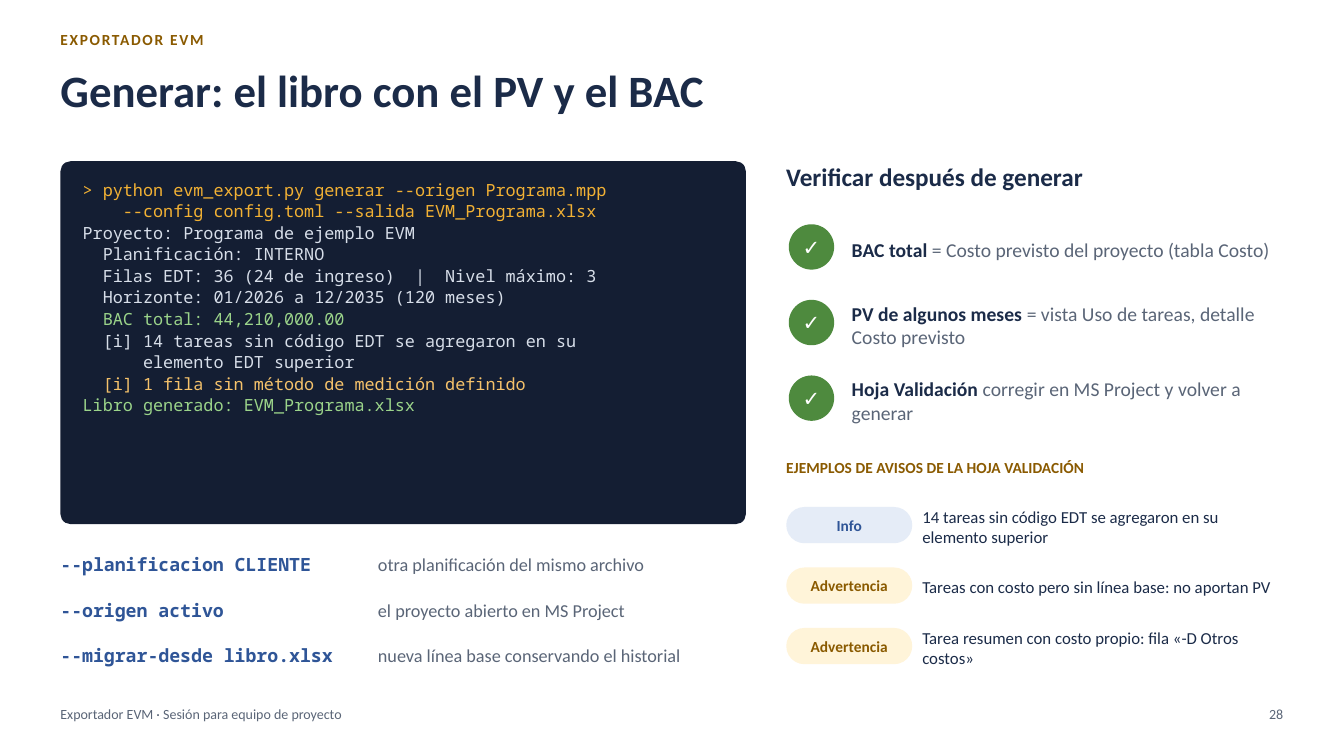
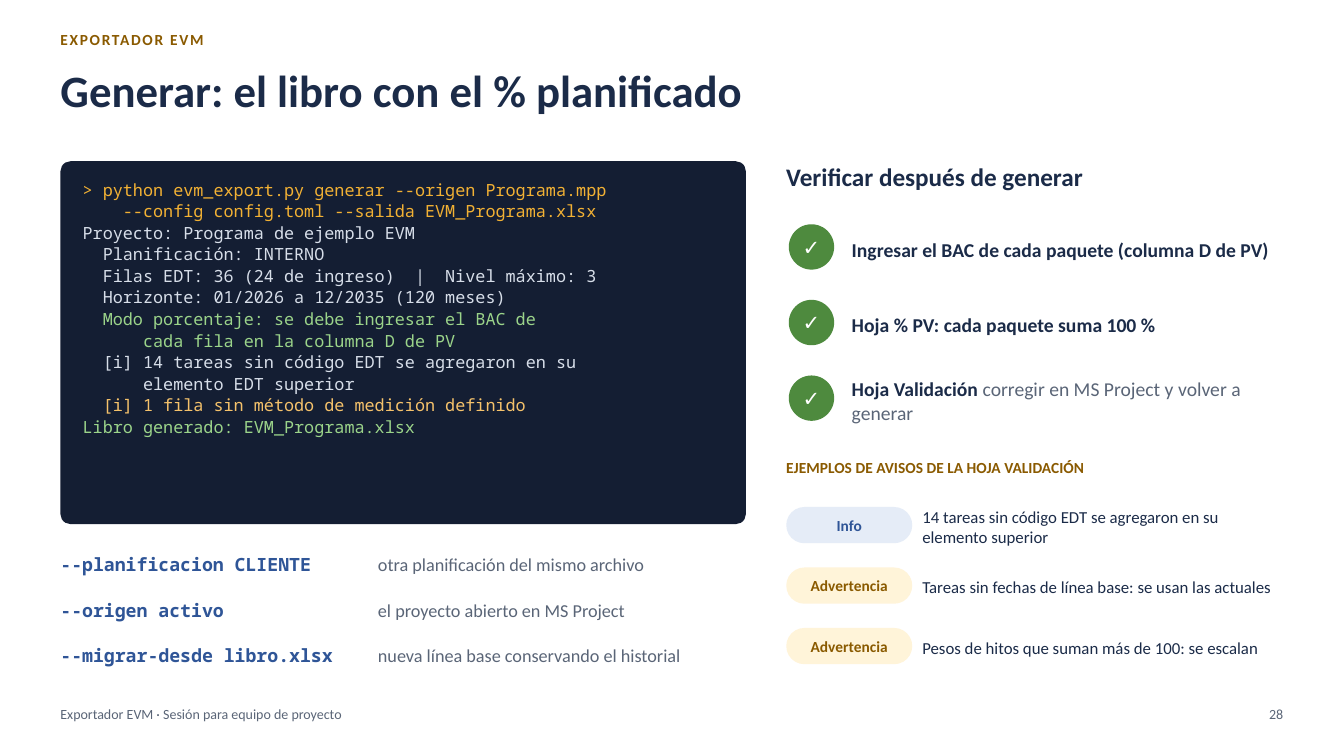
Before and after one commit to MarceloSalazar/evm-automation, a slide deck: slide 28 of docs/presentacion-jefes-de-proyecto.pptx. Drawn at 1344x756 pixels with LibreOffice and Linux fonts; fonts in the diff are those of the drawing. Boxes give left, top, right and bottom in pixels: in the first picture for what was removed or moved away, otherwise in the second. Text is boxed around its words. In the diff, an @@ line names an element or a change of style, - is before the commit and + after.

Commit message:
Documentación, capturas y presentación del modo porcentaje (versión 2.0.0)
- docs/modo-porcentaje.md: modo por defecto, pesos de tareas e hitos, multi-empresa, hojas, cierre
  mensual, cambios de BAC y diferencias con el modo costo.
- README, tutorial, configuración, multi-empresa, preparación en MS Project, métodos, libro Excel,
  comandos, validaciones, proceso de reporte, varios archivos, glosario y desarrollo actualizados;
  los documentos del modo costo indican que se aplican a ese modo.
- Capturas del libro regeneradas en el modo porcentaje (nuevas: % PV, % EV, % PV-EmpresaA).
- Presentación: presupuesto en el libro, curva por duración e hitos, cifras del ejemplo y capturas
  nuevas; portada con la versión 2.0.0 y PDF.
- Versión 2.0.0 y su entrada en CHANGELOG.md.

```diff
--- a/docs/presentacion-jefes-de-proyecto.pptx
+++ b/docs/presentacion-jefes-de-proyecto.pptx
@@ title at bbox=[60, 75, 742, 114]: text changed @@
-Generar: el libro con el PV y el BAC
+Generar: el libro con el % planificado
@@ text at bbox=[852, 242, 1268, 261]: text changed; text colour #5A6577 to #1B2B48; bold on @@
-BAC total = Costo previsto del proyecto (tabla Costo)
+Ingresar el BAC de cada paquete (columna D de PV)
@@ text at bbox=[103, 312, 536, 347]: text changed @@
-BAC total: 44,210,000.00
+Modo porcentaje: se debe ingresar el BAC de
+cada fila en la columna D de PV
@@ text at bbox=[852, 318, 1137, 336]: text changed; text colour #5A6577 to #1B2B48; bold on @@
-PV de algunos meses = vista Uso de tareas, detalle Costo previsto
+Hoja % PV: cada paquete suma 100 %
@@ text at bbox=[922, 581, 1270, 593]: text changed @@
-Tareas con costo pero sin línea base: no aportan PV
+Tareas sin fechas de línea base: se usan las actuales
@@ text at bbox=[922, 642, 1258, 657]: text changed @@
-Tarea resumen con costo propio: fila «-D Otros costos»
+Pesos de hitos que suman más de 100: se escalan
```
Also in this commit, not shown: 25 other slides changed, 49 other files.
